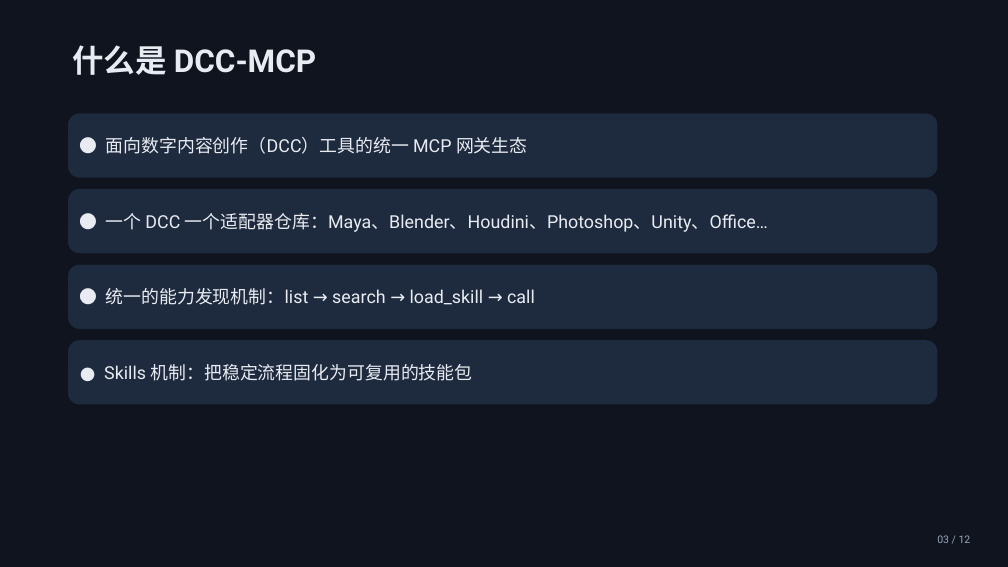
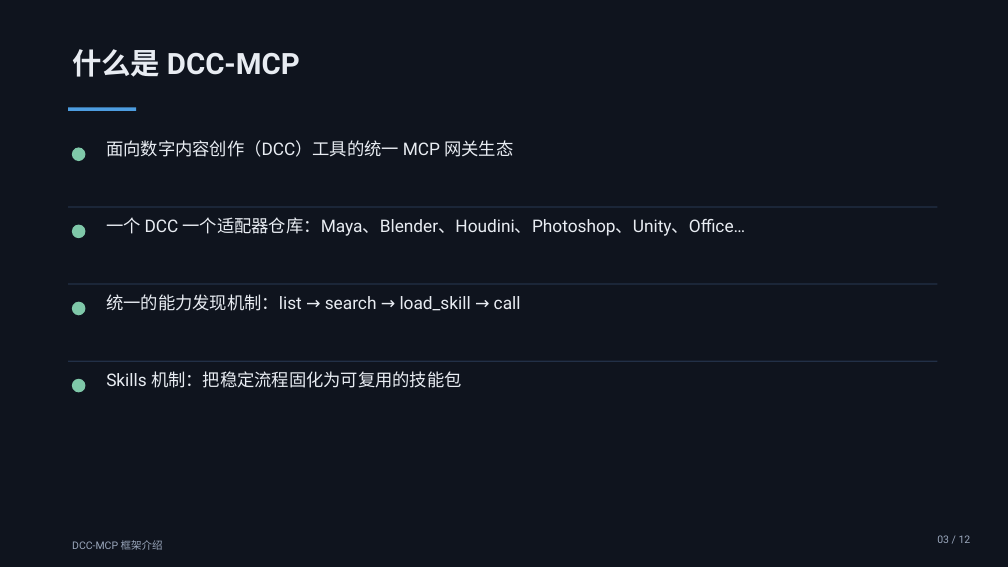
Before and after one commit to dcc-mcp/dcc-mcp-powerpoint, a slide deck: slide 3 of examples/output/draft-dcc-mcp-framework-intro.pptx. Drawn at 1008x567 pixels with LibreOffice and Linux fonts; fonts in the diff are those of the drawing. Boxes give left, top, right and bottom in pixels: in the first picture for what was removed or moved away, otherwise in the second. Text is boxed around its words. In the diff, an @@ line names an element or a change of style, - is before the commit and + after.

Commit message:
feat: showcase-grade layout system for all deck layouts (#6)
Design-system overhaul (showcase quality):
- unified content header (28pt title + accent rule) on every content slide
- editorial bullet rows (accent dot + hairline separators) replace box rows
- two-column/comparison panels with colored header strips
- kpi cards with accent top strip; architecture layers with numbered chips
  on a vertical spine; timeline with alternating above/below labels
- centered hero title cover + ghost circle accents (inset within the safe
  margin band — caught by the pixel-level bleed check)
- deck-title footer on all slides
- regenerated framework deck + review demo artifacts

```diff
--- a/examples/output/draft-dcc-mcp-framework-intro.pptx
+++ b/examples/output/draft-dcc-mcp-framework-intro.pptx
@@ text "什么是 DCC-MCP" at (72, 49, 300, 77): size 30 to 28 pt @@
@@ rectangle added at (68, 107, 136, 111), fill #4D9DE0 @@
@@ ellipse added at (72, 147, 85, 161), fill #7FC8A9 @@
@@ text "面向数字内容创作（DCC）工具的统一 MCP 网关生态": place and size @@
-text "面向数字内容创作（DCC）工具的统一 MCP 网关生态" at (68, 113, 938, 178)
+text "面向数字内容创作（DCC）工具的统一 MCP 网关生态" at (106, 140, 513, 157)
@@ text at (106, 140, 513, 157): text changed; size 17 to 16.5 pt @@
-● 面向数字内容创作（DCC）工具的统一 MCP 网关生态
+面向数字内容创作（DCC）工具的统一 MCP 网关生态
@@ rectangle added at (68, 206, 938, 208), fill #223047 @@
@@ ellipse added at (72, 225, 85, 238), fill #7FC8A9 @@
@@ text "一个 DCC 一个适配器仓库：Maya、Blender、Houdini、Photoshop、Unity、Office…": place and size @@
-text "一个 DCC 一个适配器仓库：Maya、Blender、Houdini、Photoshop、Unity、Office…" at (68, 189, 938, 253)
+text "一个 DCC 一个适配器仓库：Maya、Blender、Houdini、Photoshop、Unity、Office…" at (106, 217, 746, 236)
@@ text at (106, 217, 746, 236): text changed; size 17 to 16.5 pt @@
-● 一个 DCC 一个适配器仓库：Maya、Blender、Houdini、Photoshop、Unity、Office…
+一个 DCC 一个适配器仓库：Maya、Blender、Houdini、Photoshop、Unity、Office…
@@ rectangle added at (68, 284, 938, 285), fill #223047 @@
@@ text "统一的能力发现机制：list → search → load_skill ...": place and size @@
-text "统一的能力发现机制：list → search → load_skill ..." at (68, 265, 938, 329)
+text "统一的能力发现机制：list → search → load_skill ..." at (106, 294, 521, 311)
@@ text at (106, 294, 521, 311): text changed; size 17 to 16.5 pt @@
-● 统一的能力发现机制：list → search → load_skill → call
+统一的能力发现机制：list → search → load_skill → call
@@ ellipse added at (72, 302, 85, 315), fill #7FC8A9 @@
@@ rectangle added at (68, 361, 938, 362), fill #223047 @@
@@ ellipse added at (72, 379, 85, 392), fill #7FC8A9 @@
@@ vertical alignment middle to top; fill #1E2A3D to none in 4 elements at (106, 140, 513, 157), (106, 217, 746, 236), (106, 294, 521, 311), (106, 371, 462, 388) @@
@@ text "Skills 机制：把稳定流程固化为可复用的技能包": place and size @@
-text "Skills 机制：把稳定流程固化为可复用的技能包" at (68, 340, 938, 405)
+text "Skills 机制：把稳定流程固化为可复用的技能包" at (106, 371, 462, 388)
@@ text at (106, 371, 462, 388): text changed; size 17 to 16.5 pt @@
-● Skills 机制：把稳定流程固化为可复用的技能包
+Skills 机制：把稳定流程固化为可复用的技能包
@@ text added at (72, 540, 163, 550), 10 pt, text #9AA7BC @@
+DCC-MCP 框架介绍
```
Also in this commit, not shown: 11 other slides changed, 21 other files.
